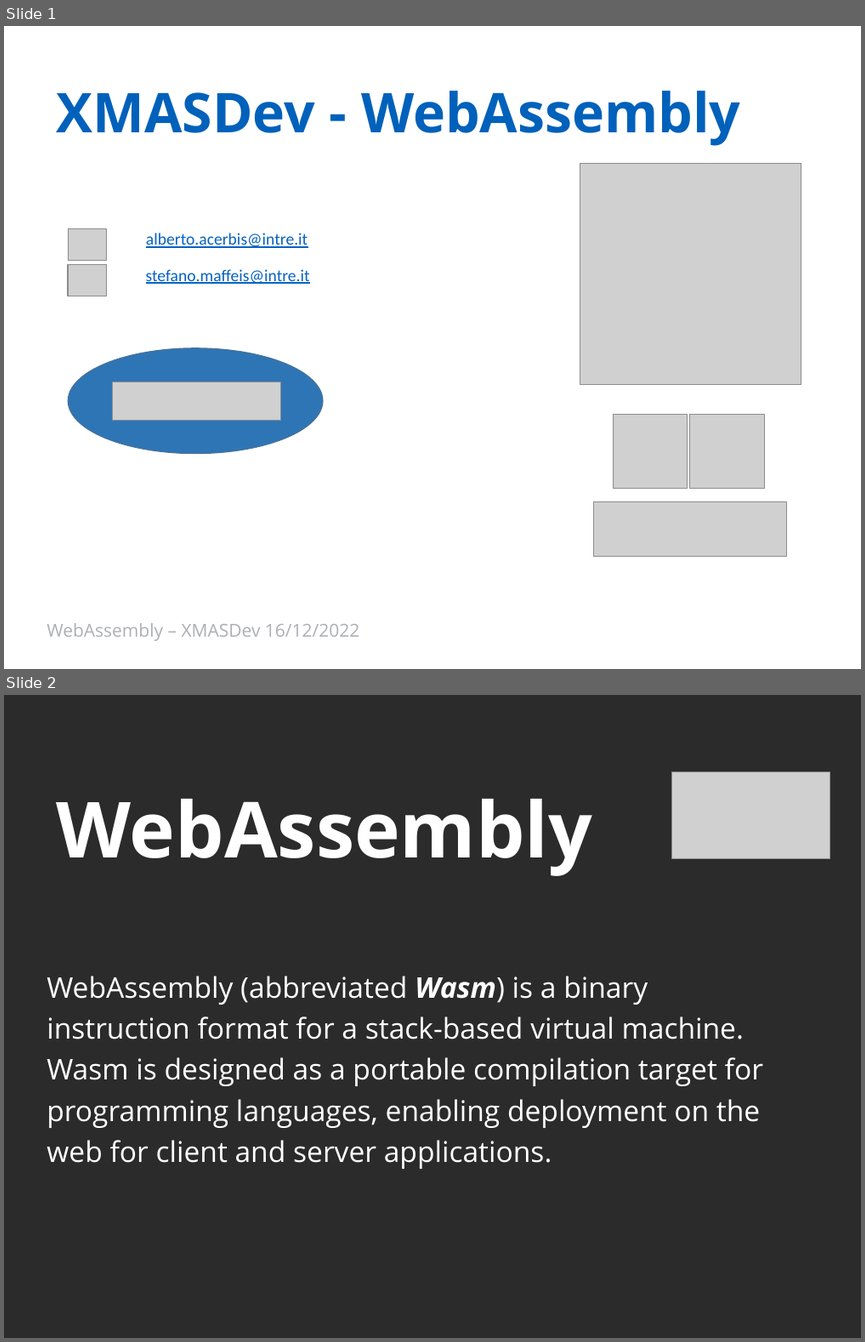
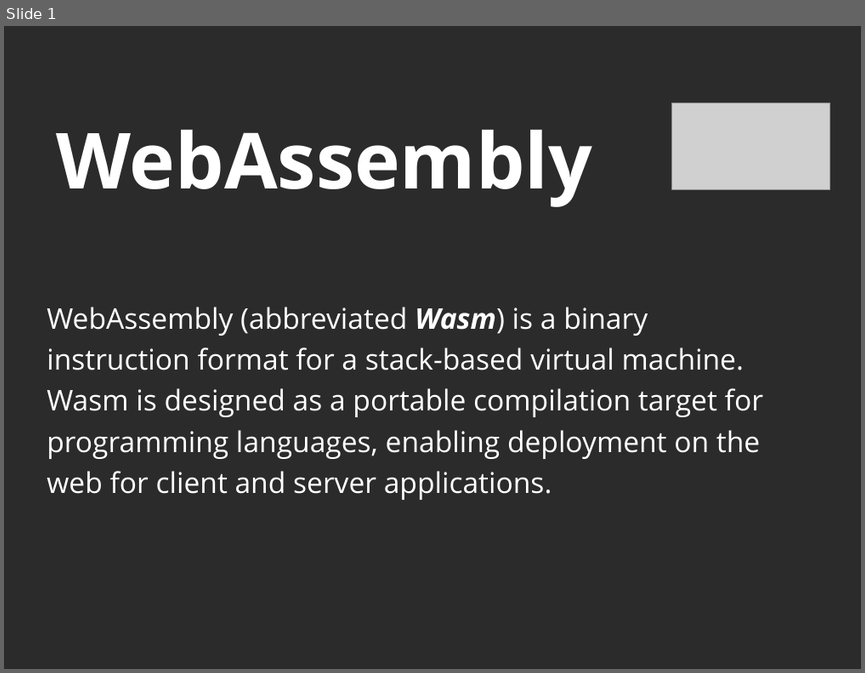
Before and after one commit to Ace68/slide, a slide deck: 2022/XMasDev/WebAssembly.pptx. Shown one above the other, each under a label of ours: slides 1 and 2 before the commit, slide 1 after it. The pictures are 865x1342 and 865x673 pixels, drawn with LibreOffice and Linux fonts; fonts in the diff are those of the drawing; grey boxes stand for pictures; background and template pictures are left out; a plain dark background stands for a picture behind light text. Boxes give left, top, right and bottom in pixels: in the first picture for what was removed or moved away, otherwise in the second. Text is boxed around its words. In the diff, an @@ line names an element or a change of style, - is before the commit and + after.

Commit message:
Testo presentazione XMASDev 2022, slide aggiornate

```diff
--- a/2022/XMasDev/WebAssembly.pptx
+++ b/2022/XMasDev/WebAssembly.pptx
@@ slide 1 removed at box(4, 26, 861, 669), background #FFFFFF @@
@@ title removed at box(57, 91, 740, 146) @@
-XMASDev - WebAssembly
@@ picture removed at box(579, 163, 800, 384) @@
@@ picture removed at box(69, 229, 107, 261) @@
@@ text removed at box(146, 233, 307, 248) @@
-alberto.acerbis@intre.it
@@ picture removed at box(68, 264, 106, 296) @@
@@ text removed at box(146, 269, 310, 284) @@
-stefano.maffeis@intre.it
@@ ellipse removed at box(69, 348, 323, 454) @@
@@ picture removed at box(113, 381, 281, 420) @@
@@ picture removed at box(613, 414, 687, 488) @@
@@ picture removed at box(689, 414, 764, 488) @@
@@ picture removed at box(594, 501, 786, 556) @@
@@ text removed at box(46, 623, 359, 641) @@
-WebAssembly – XMASDev 16/12/2022
@@ what was slide 2 is now slide 1 @@
```
Also in this commit, not shown: 9 slides changed, 1 slide added, 5 other slides removed, 1 other file.
